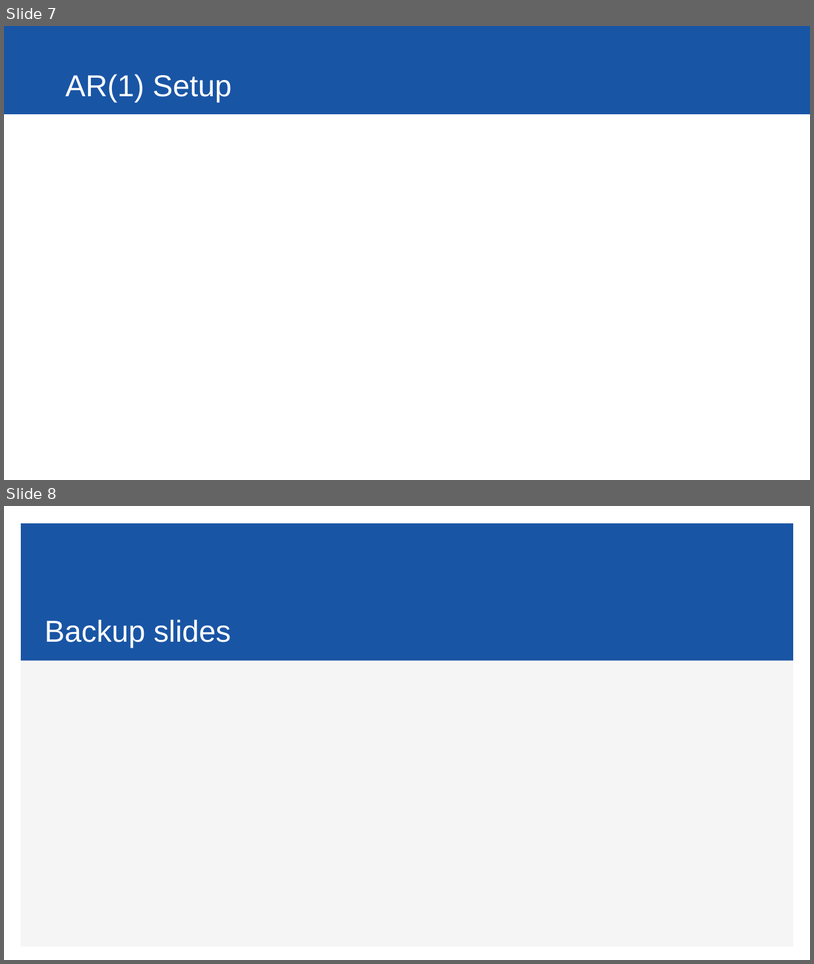
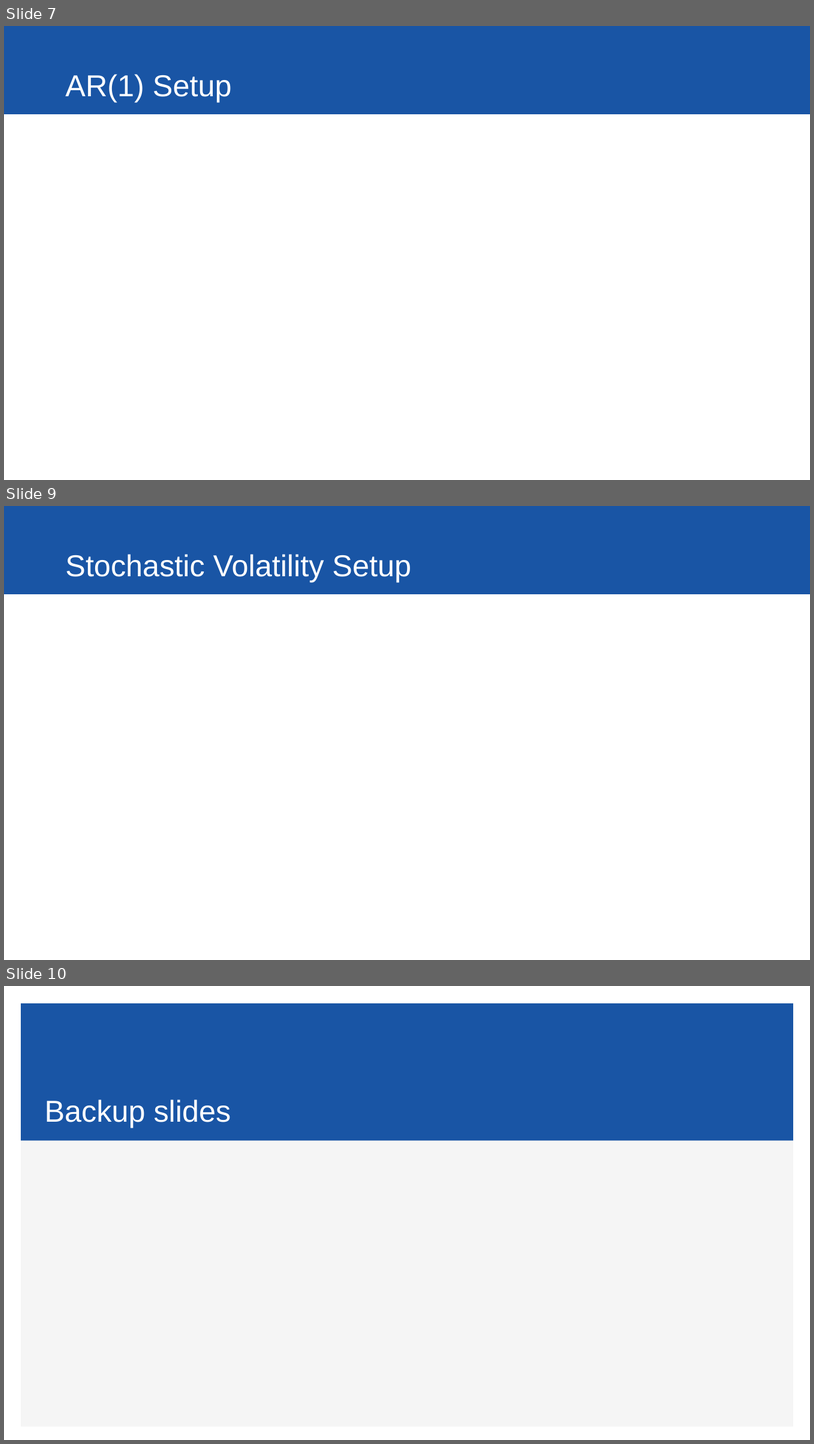
Before and after one commit to ybryan/stat685_distracted_driving, a slide deck: src/presentation/final_presentation.pptx. Shown one above the other, each under a label of ours: slides 7 and 8 before the commit, slides 7, 9 and 10 after it; the slides between them are not shown. The pictures are 814x964 and 814x1444 pixels, drawn with LibreOffice and Linux fonts; fonts in the diff are those of the drawing. Boxes give left, top, right and bottom in pixels: in the first picture for what was removed or moved away, otherwise in the second. Text is boxed around its words. In the diff, an @@ line names an element or a change of style, - is before the commit and + after.

```diff
--- a/src/presentation/final_presentation.pptx
+++ b/src/presentation/final_presentation.pptx
@@ slide 9 added at box(4, 506, 810, 960), background #FFFFFF; not listed: 1 template element that a slide beside it also shows @@
@@ title added at box(65, 554, 411, 582), 36 pt, text #FFFFFF @@
+Stochastic Volatility Setup
@@ what was slide 8 is now slide 10 @@
```
Also in this commit, not shown: 3 slides changed, 2 other slides added, 1 other file.
